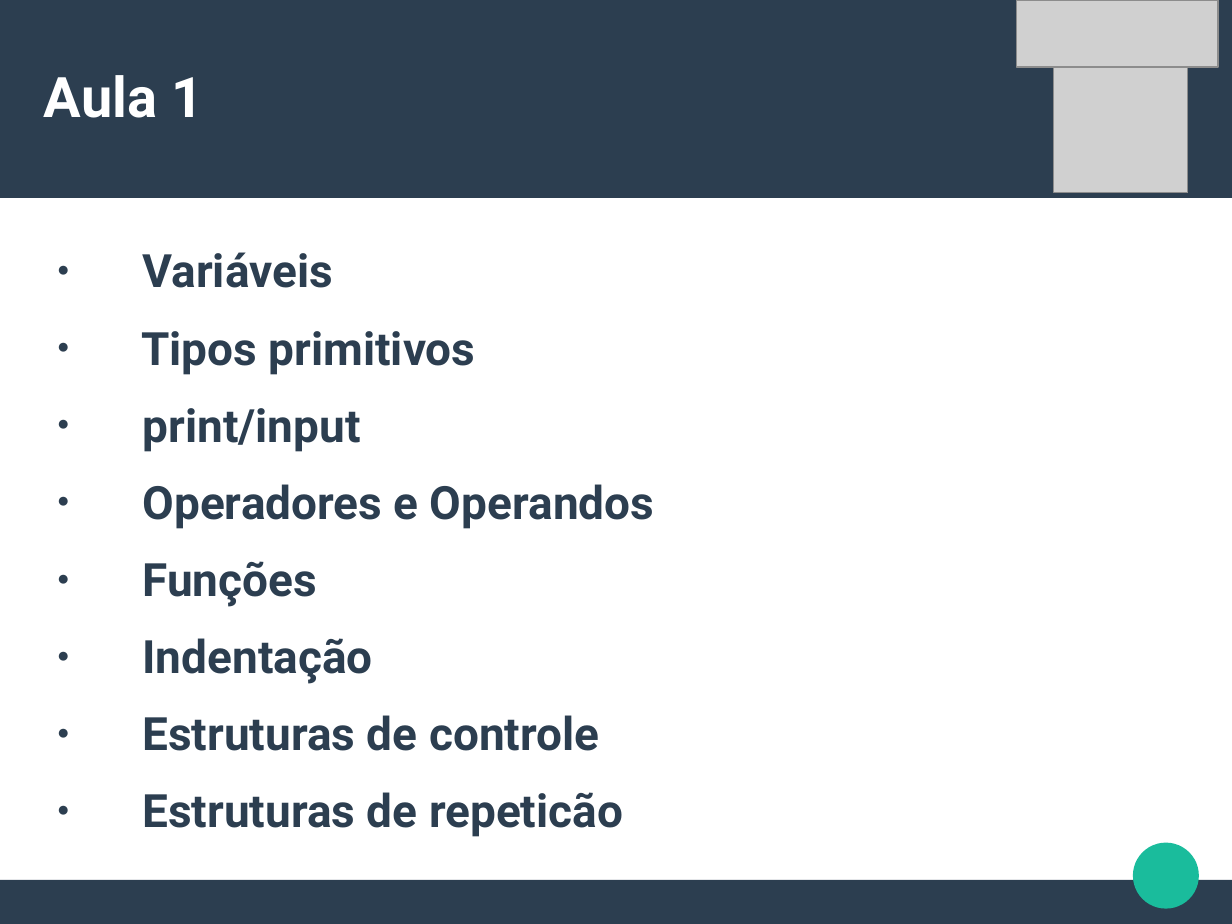
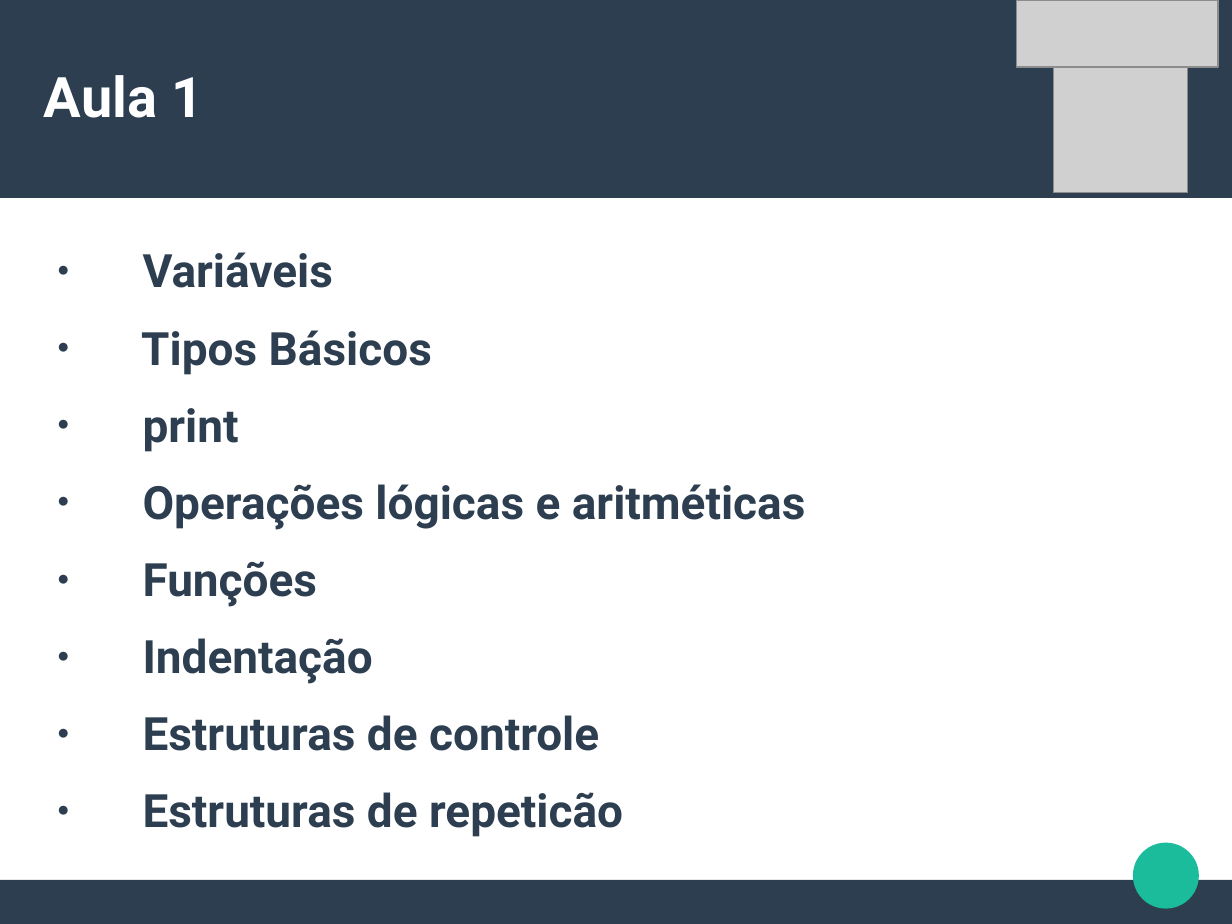
Before and after one commit to CalicoUFSC/minicurso-python, a slide deck: slide 5 of Aula1/Aula1.odp (slide 2 before the commit). Drawn at 1232x924 pixels with LibreOffice and Linux fonts; fonts in the diff are those of the drawing; grey boxes stand for pictures. Boxes give left, top, right and bottom in pixels: in the first picture for what was removed or moved away, otherwise in the second. Text is boxed around its words. In the diff, an @@ line names an element or a change of style, - is before the commit and + after.

Commit message:
Add slides to Aula1.odp

```diff
--- a/Aula1/Aula1.odp
+++ b/Aula1/Aula1.odp
@@ text at (x1=141, y1=330, x2=806, y2=530): text changed @@
-● Tipos primitivos
-● print/input
-● Operadores e Operandos
+● Tipos Básicos
+● print
+● Operações lógicas e aritméticas
```
Also in this commit, not shown: 5 other slides changed, 7 slides added, 3 slides removed, 7 other files.
